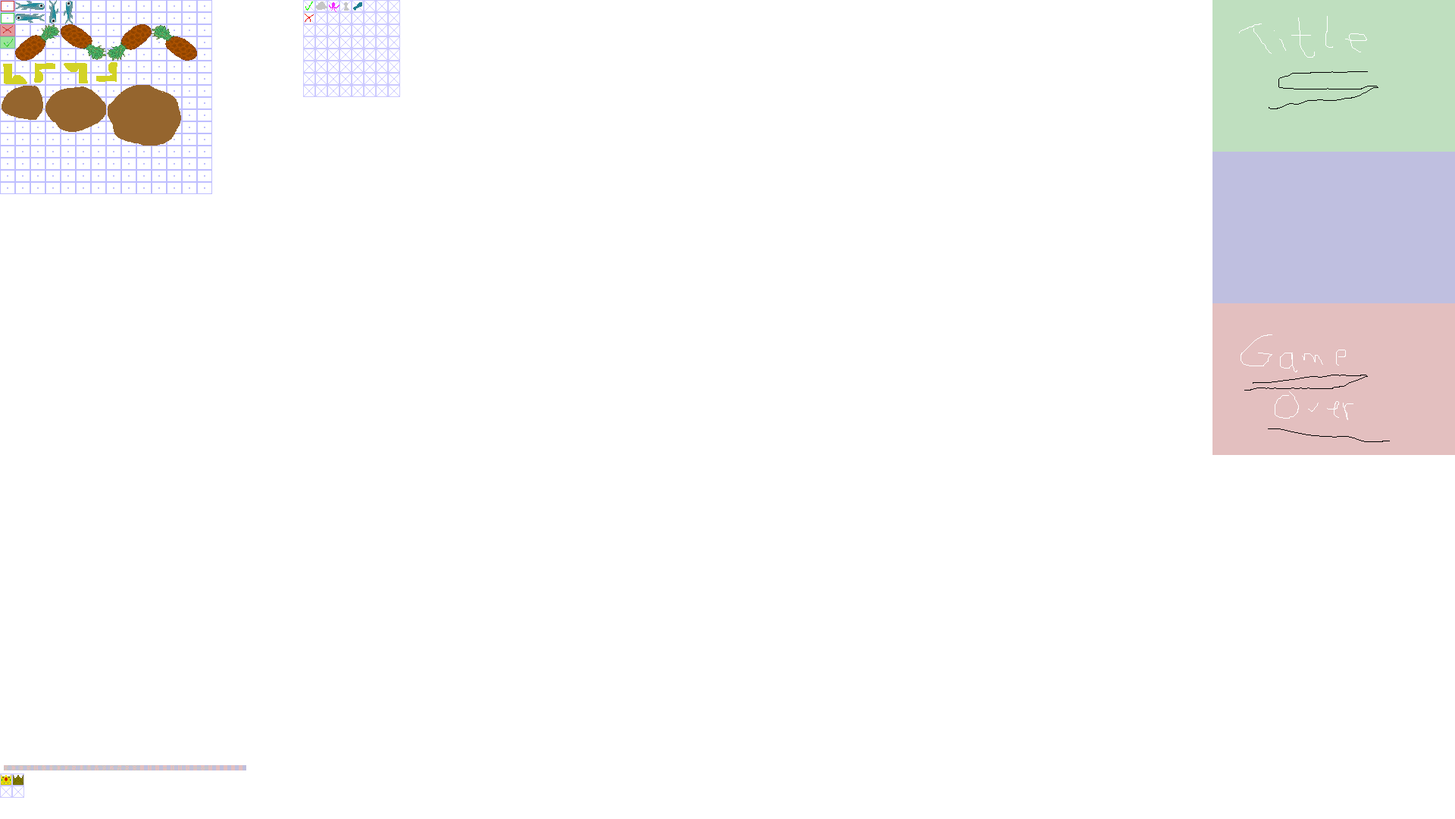
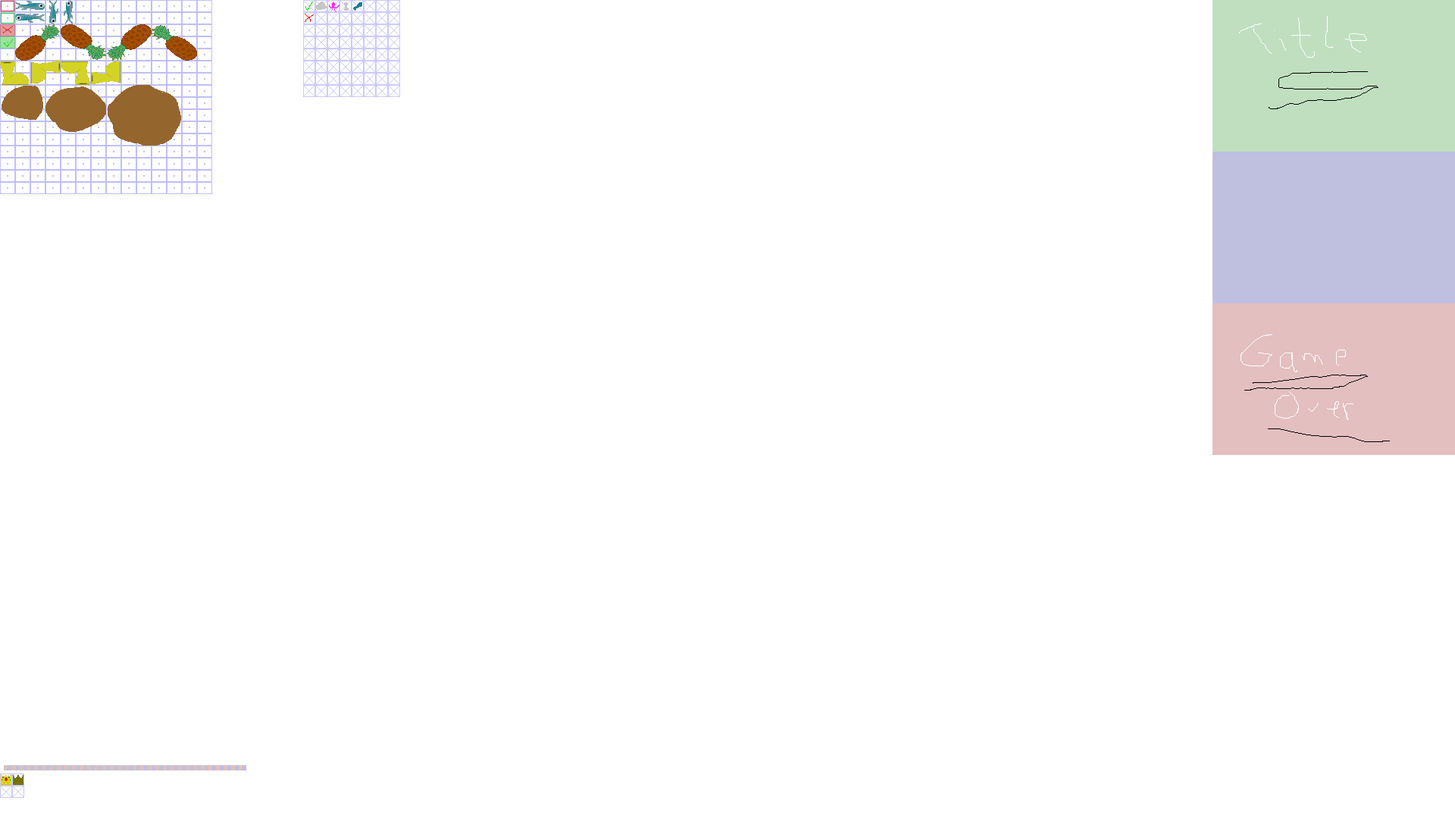
Layer changes from the first 1455x819 image to the second:
painted on "pizzagrid" over (x1=0, y1=60, x2=121, y2=85)
